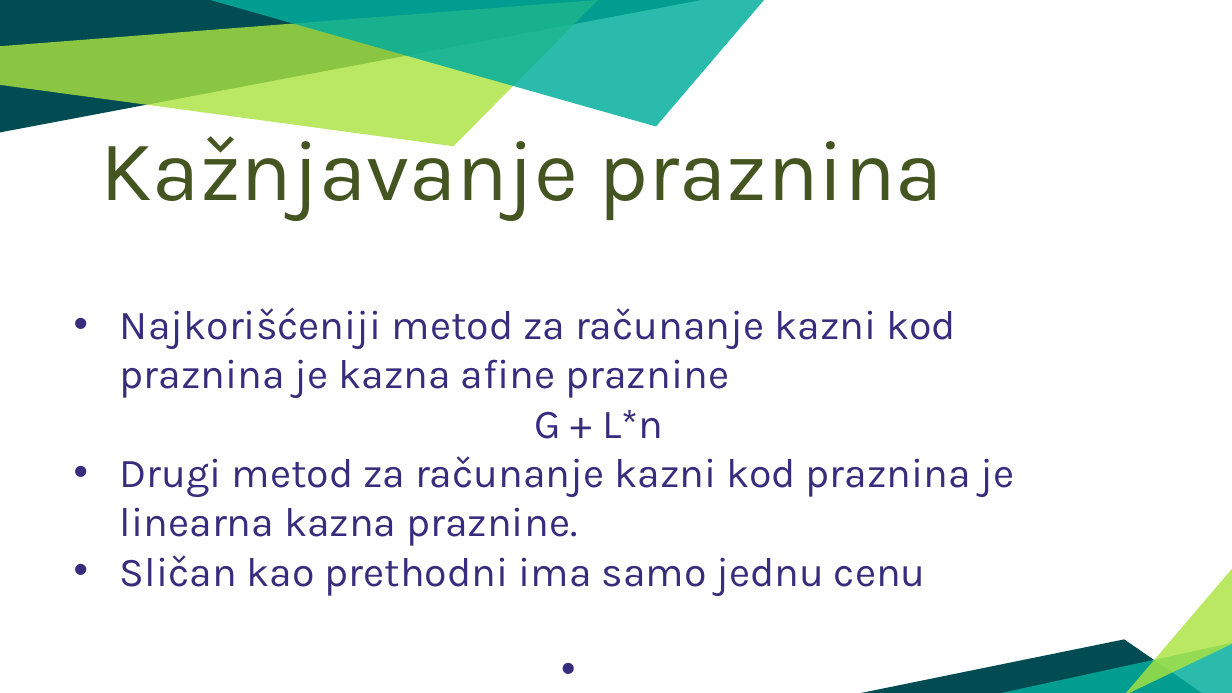
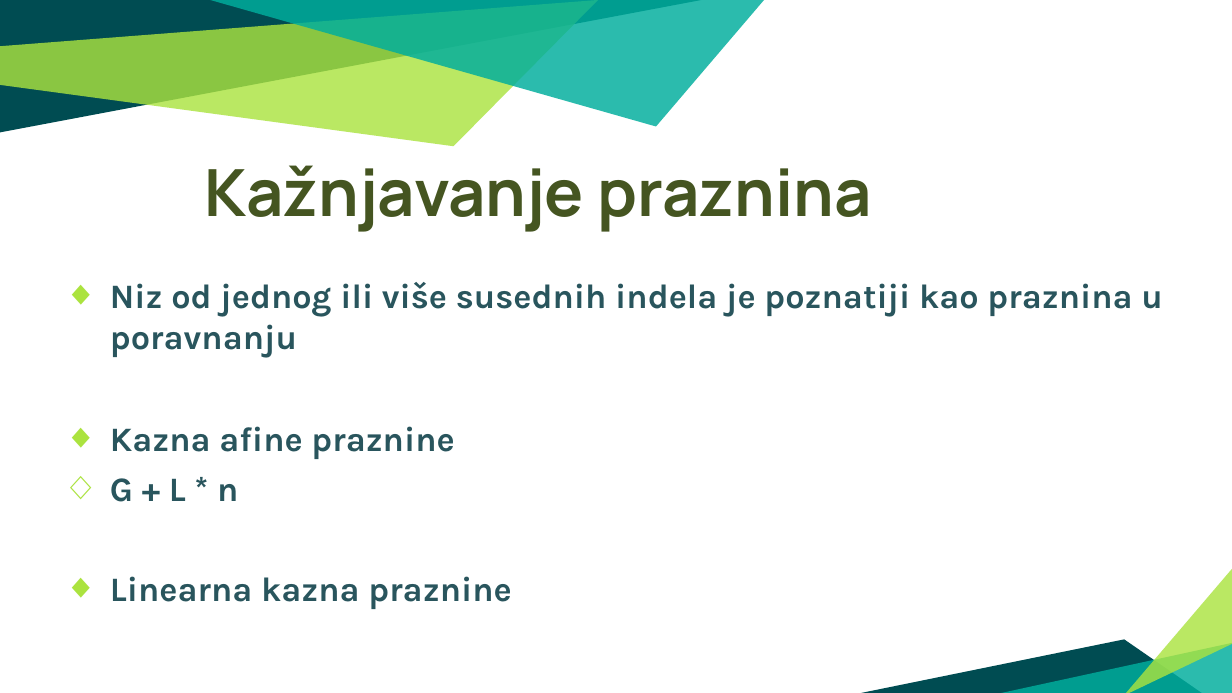
Before and after one commit to ozzy80/Large-Scale-Sequence-Comparison, a slide deck: slide 8 of Poređenje sekvenci velikih razmera.pptx. Drawn at 1232x693 pixels with LibreOffice and Linux fonts; fonts in the diff are those of the drawing. Boxes give left, top, right and bottom in pixels: in the first picture for what was removed or moved away, otherwise in the second. Text is boxed around its words. In the diff, an @@ line names an element or a change of style, - is before the commit and + after.

```diff
--- a/Poređenje sekvenci velikih razmera.pptx
+++ b/Poređenje sekvenci velikih razmera.pptx
@@ text "Kažnjavanje praznina": place and size @@
-text "Kažnjavanje praznina" at [101,123,943,220]
+text "Kažnjavanje praznina" at [204,165,871,232]
@@ text "Kažnjavanje praznina" at [204,165,871,232]: size 50 to 38 pt, font Karla to Manrope, bold on @@
@@ text at [110,282,1162,609]: text changed; size 24 to 20 pt; text colour #372D7D to #29555D; bold on @@
-• Najkorišćeniji metod za računanje kazni kod praznina je kazna afine praznine
-G + L*n
-• Drugi metod za računanje kazni kod praznina je linearna kazna praznine.
-• Sličan kao prethodni ima samo jednu cenu
+◆ Niz od jednog ili više susednih indela je poznatiji kao praznina u poravnanju
+◆ Kazna afine praznine
+    ◇ G + L * n
+◆ Linearna kazna praznine
```
Also in this commit, not shown: 15 other slides changed, 11 slides added, 8 slides removed, 8 other files.
